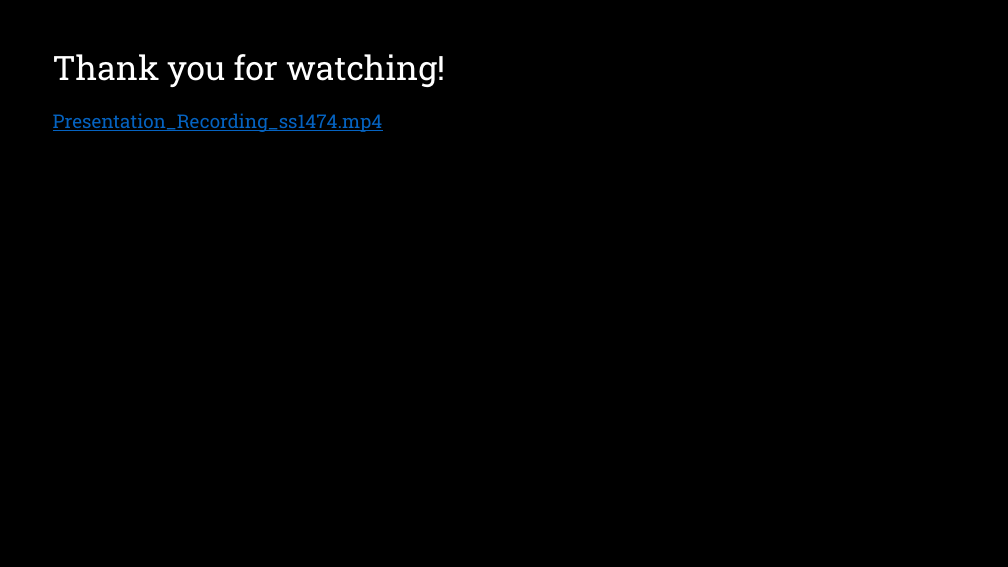
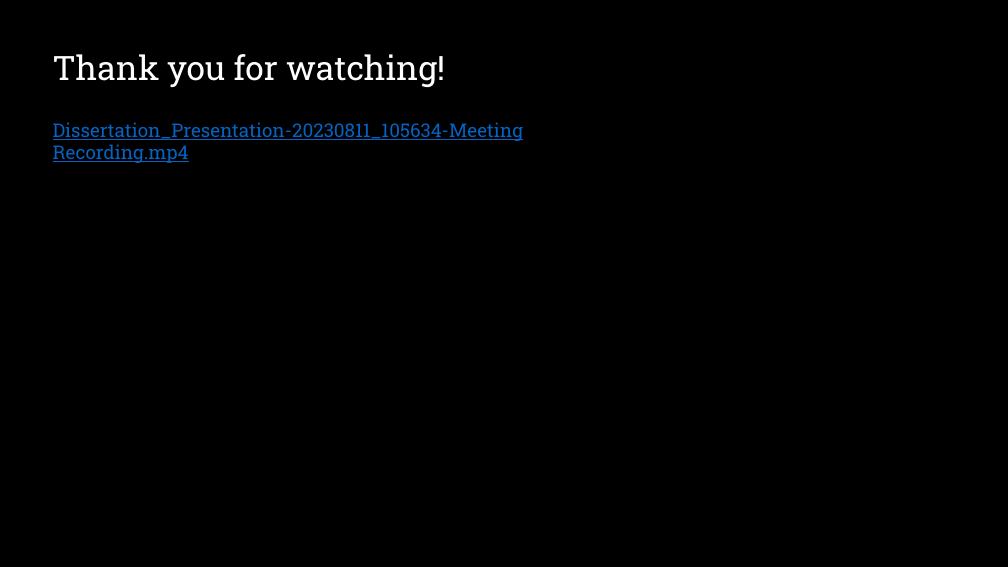
Before and after one commit to sourasen1011/UoE_Research_Project_2023, a slide deck: slide 15 of presentations/powerpoint_presentation/my_presentation.pptx. Drawn at 1008x567 pixels with LibreOffice and Linux fonts; fonts in the diff are those of the drawing. Boxes give left, top, right and bottom in pixels: in the first picture for what was removed or moved away, otherwise in the second. Text is boxed around its words. In the diff, an @@ line names an element or a change of style, - is before the commit and + after.

```diff
--- a/presentations/powerpoint_presentation/my_presentation.pptx
+++ b/presentations/powerpoint_presentation/my_presentation.pptx
@@ text at <box>53,122,523,163</box>: text changed @@
-Presentation_Recording_ss1474.mp4
+Dissertation_Presentation-20230811_105634-Meeting Recording.mp4
```
Also in this commit, not shown: 1 other file.
